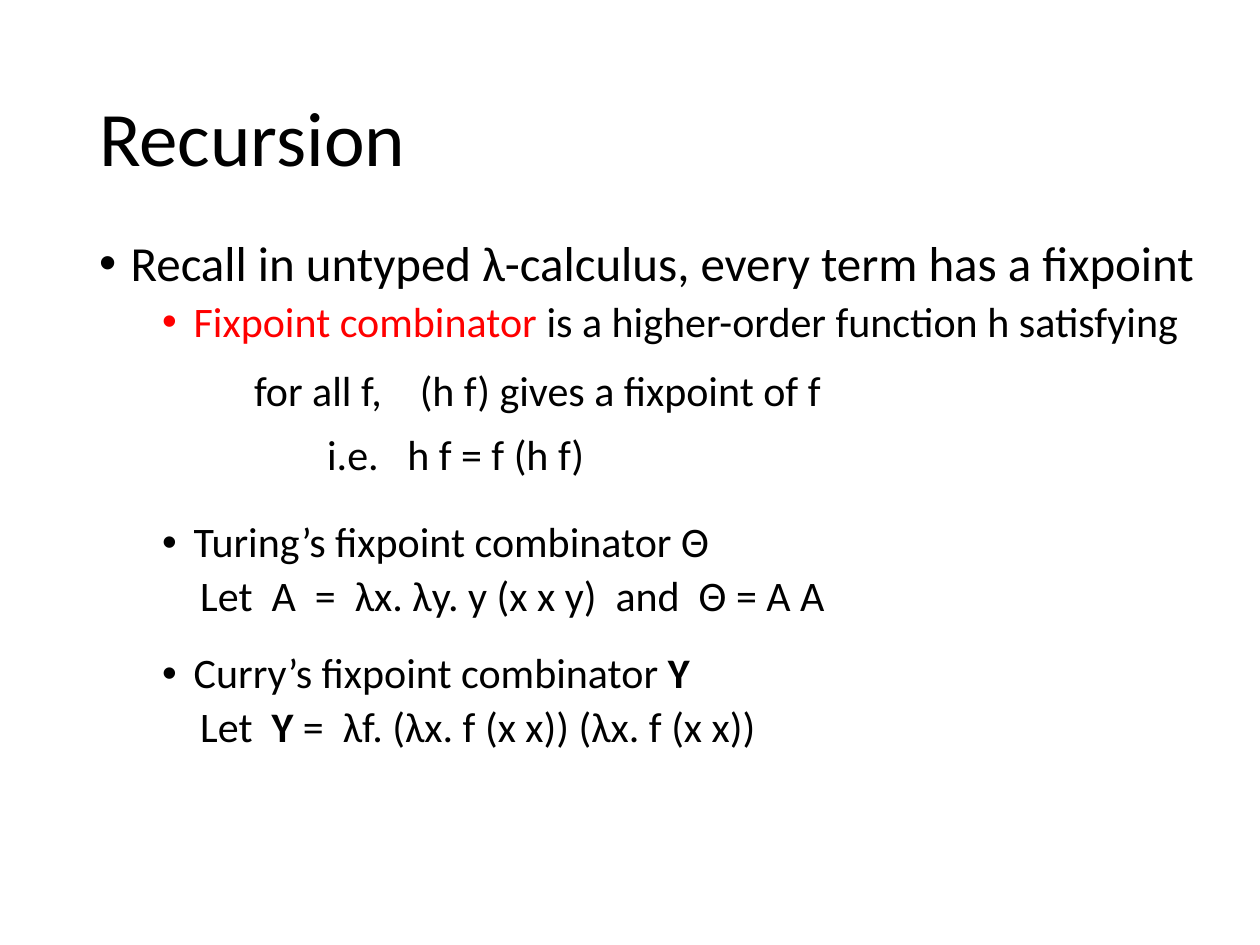
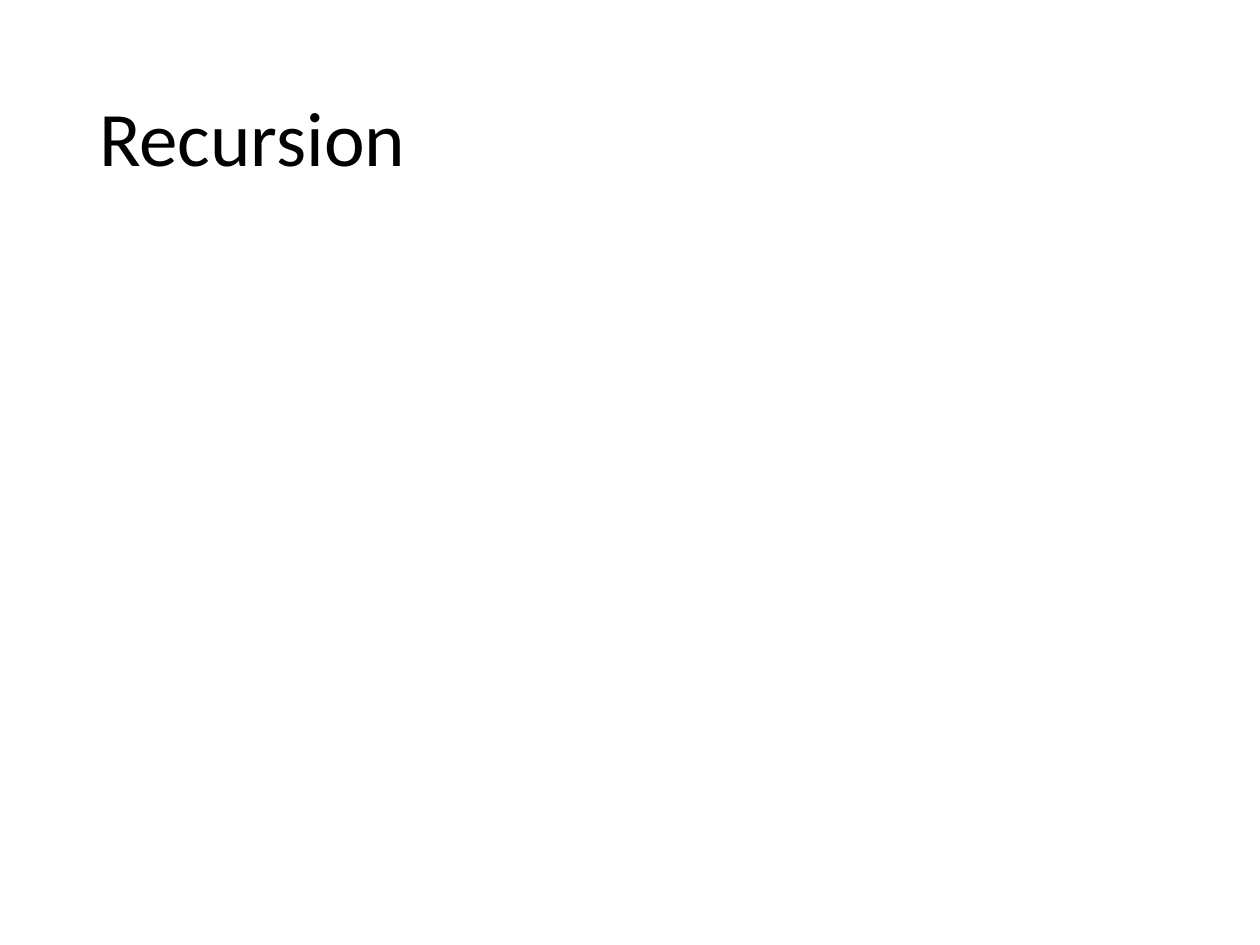
Before and after one commit to hongjin-liang/semantics2025, a slide deck: slide 41 of 05_types.pptx. Drawn at 1260x945 pixels with LibreOffice and Linux fonts; fonts in the diff are those of the drawing; grey boxes stand for pictures. Boxes give left, top, right and bottom in pixels: in the first picture for what was removed or moved away, otherwise in the second. Text is boxed around its words. In the diff, an @@ line names an element or a change of style, - is before the commit and + after.

```diff
--- a/05_types.pptx
+++ b/05_types.pptx
@@ text removed at (x1=131, y1=247, x2=1193, y2=748) @@
-• Recall in untyped λ-calculus, every term has a fixpoint
-  • Fixpoint combinator is a higher-order function h satisfying
-for all f, (h f) gives a fixpoint of f
-i.e. h f = f (h f)
-  • Turing’s fixpoint combinator Θ
-  Let A = λx. λy. y (x x y) and Θ = A A
-  • Curry’s fixpoint combinator Y
-  Let Y = λf. (λx. f (x x)) (λx. f (x x))
```
Also in this commit, not shown: 1 other file.
